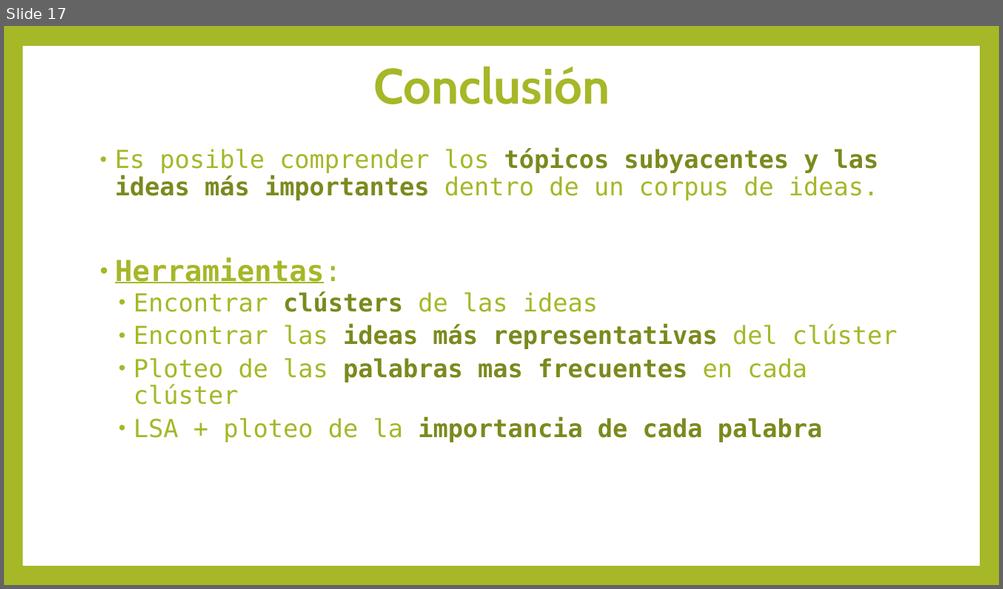
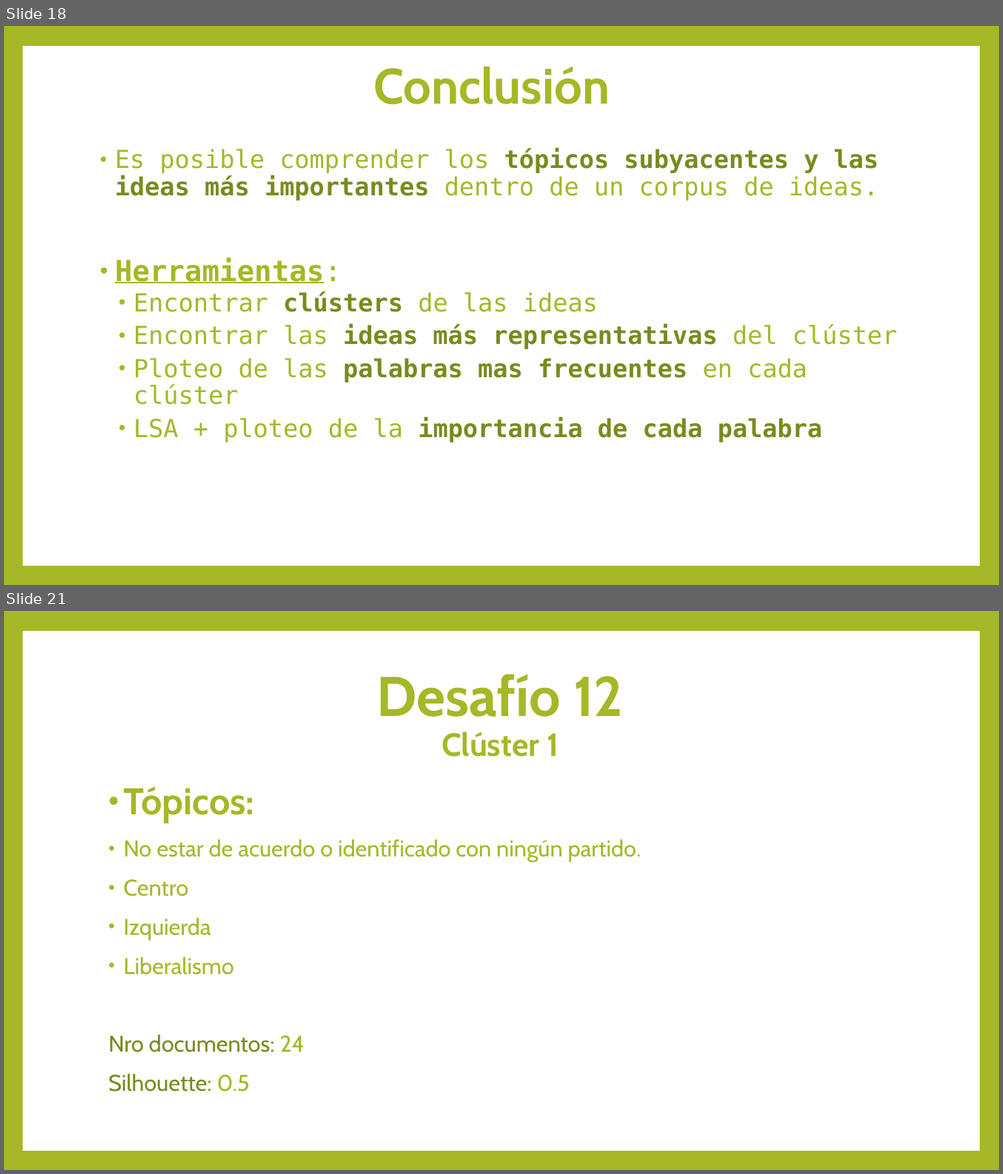
Before and after one commit to felipeaguirre66/PoliticsNLP, a slide deck: Summarization/presentacion_summarization.pptx. Shown one above the other, each under a label of ours: slide 17 before the commit, slides 18 and 21 after it; the slides between them are not shown. The pictures are 1003x589 and 1003x1174 pixels, drawn with LibreOffice and Linux fonts; fonts in the diff are those of the drawing. Boxes give left, top, right and bottom in pixels: in the first picture for what was removed or moved away, otherwise in the second. Text is boxed around its words. In the diff, an @@ line names an element or a change of style, - is before the commit and + after.

```diff
--- a/Summarization/presentacion_summarization.pptx
+++ b/Summarization/presentacion_summarization.pptx
@@ slide 21 added at [4, 611, 999, 1170], background #A6B727; not listed: 1 template element that a slide beside it also shows @@
@@ title added at [377, 674, 623, 757], 54 pt, text #A6B727, bold @@
+Desafío 12
+Clúster 1
@@ text added at [108, 786, 641, 1092], 22 pt, text #A6B727 @@
+• Tópicos:
+• No estar de acuerdo o identificado con ningún partido.
+• Centro
+• Izquierda
+• Liberalismo
+Nro documentos: 24
+Silhouette: 0.5
@@ what was slide 17 is now slide 18 @@
```
Also in this commit, not shown: 66 other slides added, 4 other files.
